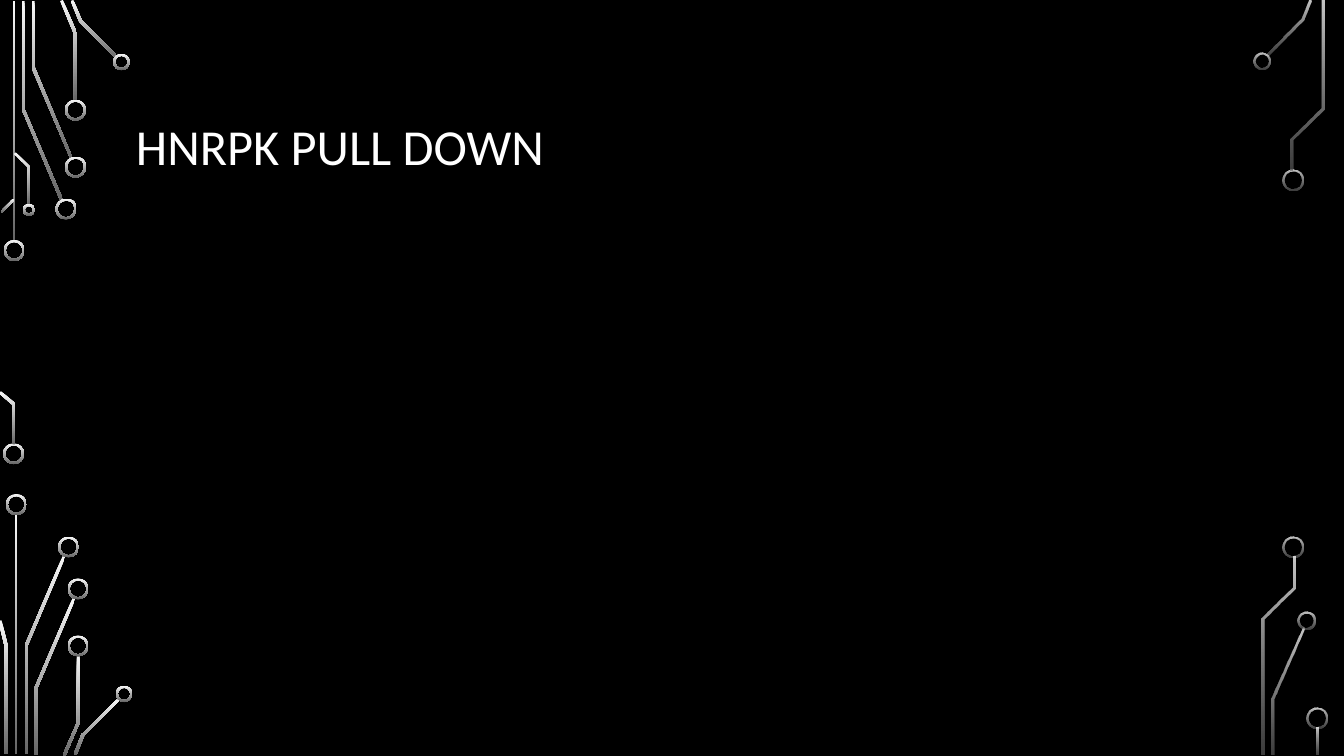
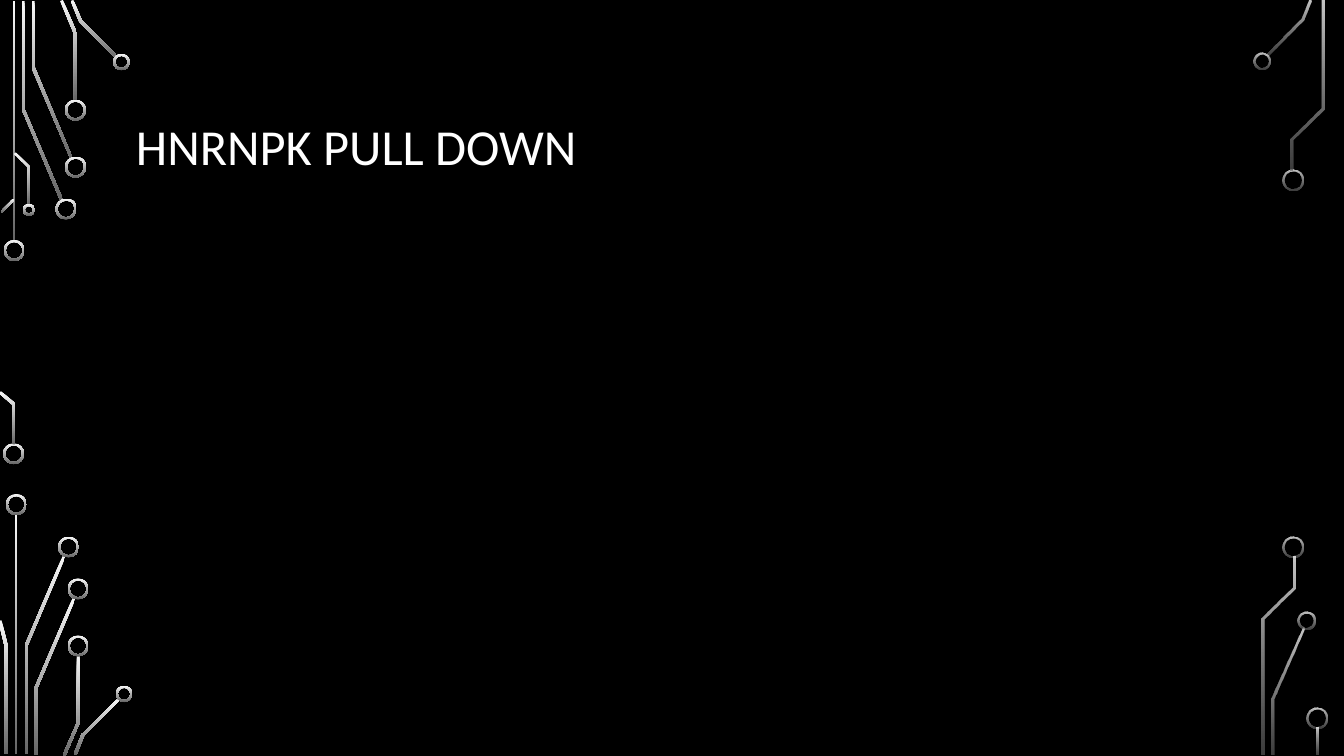
Before and after one commit to HarleyRobinson/Honours2, a slide deck: slide 10 of BackgroundInfo/MeetingSept.pptx. Drawn at 1344x756 pixels with LibreOffice and Linux fonts; fonts in the diff are those of the drawing; background and template pictures are left out. Boxes give left, top, right and bottom in pixels: in the first picture for what was removed or moved away, otherwise in the second. Text is boxed around its words. In the diff, an @@ line names an element or a change of style, - is before the commit and + after.

```diff
--- a/BackgroundInfo/MeetingSept.pptx
+++ b/BackgroundInfo/MeetingSept.pptx
@@ title at (136, 132, 576, 166): text changed @@
-HNRPK PULL DOWN
+HNRNPK PULL DOWN
```
Also in this commit, not shown: 8 other slides changed, 1 slide added, 1 slide removed, 22 other files.
